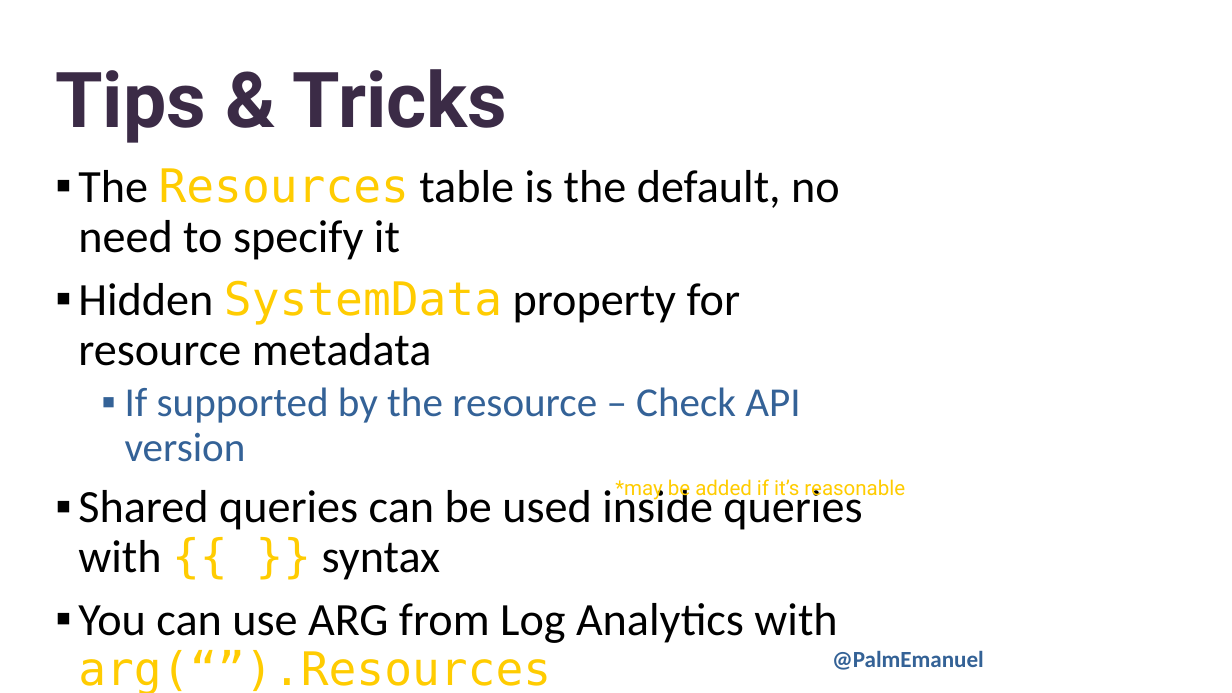
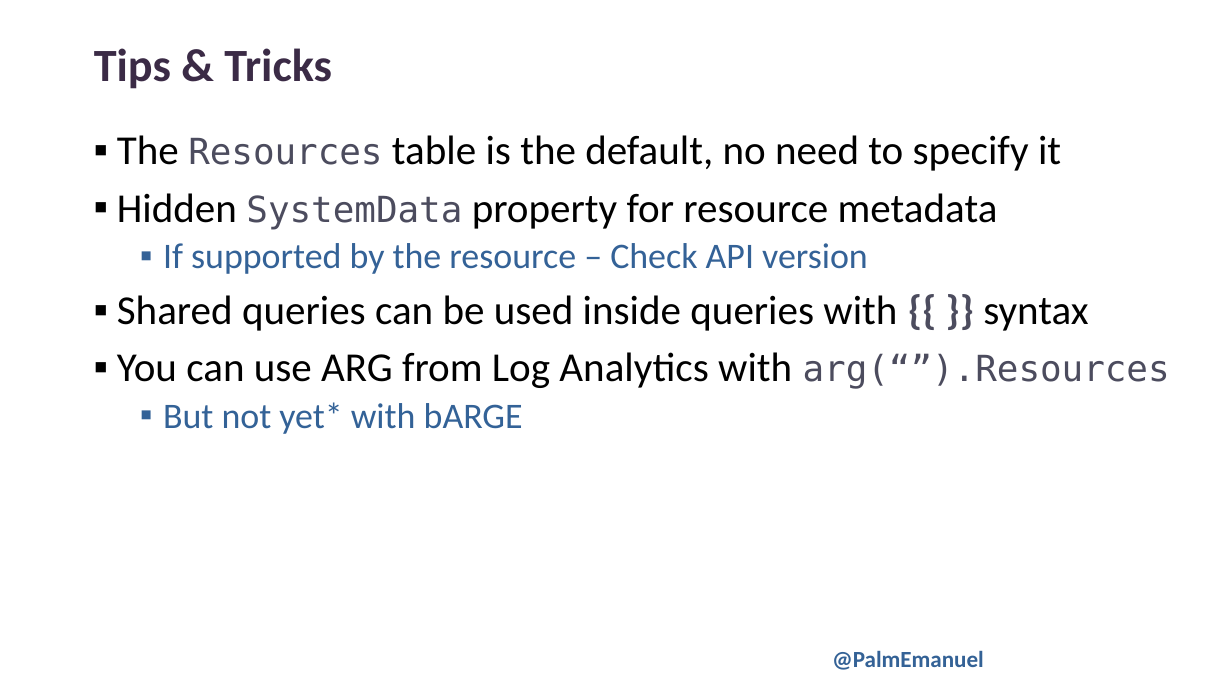
Before and after one commit to PalmEmanuel/PSConfEU, a slide deck: slide 25 of 2026/AzureResourceGraph/PSCONFEU26_EmanuelPalm_ChartingTheCloudySeaWithARG.pptx. Drawn at 1232x693 pixels with LibreOffice and Linux fonts; fonts in the diff are those of the drawing; background and template pictures are left out. Boxes give left, top, right and bottom in pixels: in the first picture for what was removed or moved away, otherwise in the second. Text is boxed around its words. In the diff, an @@ line names an element or a change of style, - is before the commit and + after.

```diff
--- a/2026/AzureResourceGraph/PSCONFEU26_EmanuelPalm_ChartingTheCloudySeaWithARG.pptx
+++ b/2026/AzureResourceGraph/PSCONFEU26_EmanuelPalm_ChartingTheCloudySeaWithARG.pptx
@@ text "Tips & Tricks" moved from (x1=55, y1=69, x2=508, y2=143) to (x1=94, y1=48, x2=332, y2=89) @@
@@ text "Tips & Tricks" at (x1=94, y1=48, x2=332, y2=89): size 60 to 36 pt, font Roboto to Calibri; vertical alignment bottom to top @@
@@ text "The Resources table is the ..." moved from (x1=78, y1=168, x2=862, y2=693) to (x1=117, y1=135, x2=1170, y2=434) @@
@@ text "The Resources table is the ..." at (x1=117, y1=135, x2=1170, y2=434): size 36 to 32 pt in "The table is the default, no need ...", "Hidden property for resource metadata", "Shared queries can be used inside queries ...", "You can use ARG from Log Analytics ..."; size 36 to 28 pt in "Resources", "SystemData", "arg(“”).Resources"; text colour #FFCC01 to #4C4C5E in "Resources", "SystemData", "{{ }}", "arg(“”).Resources"; size 32 to 28 pt in "If supported by the resource – Check ...", "But not yet* with bARGE"; font DejaVu Sans Mono to Calibri, bold on in "{{ }}"; text colour #FFCC01 to #336297 in "But not yet* with bARGE" @@
@@ text removed at (x1=615, y1=479, x2=905, y2=501) @@
-*may be added if it’s reasonable
```
Also in this commit, not shown: 7 other slides changed, 1 slide removed.
